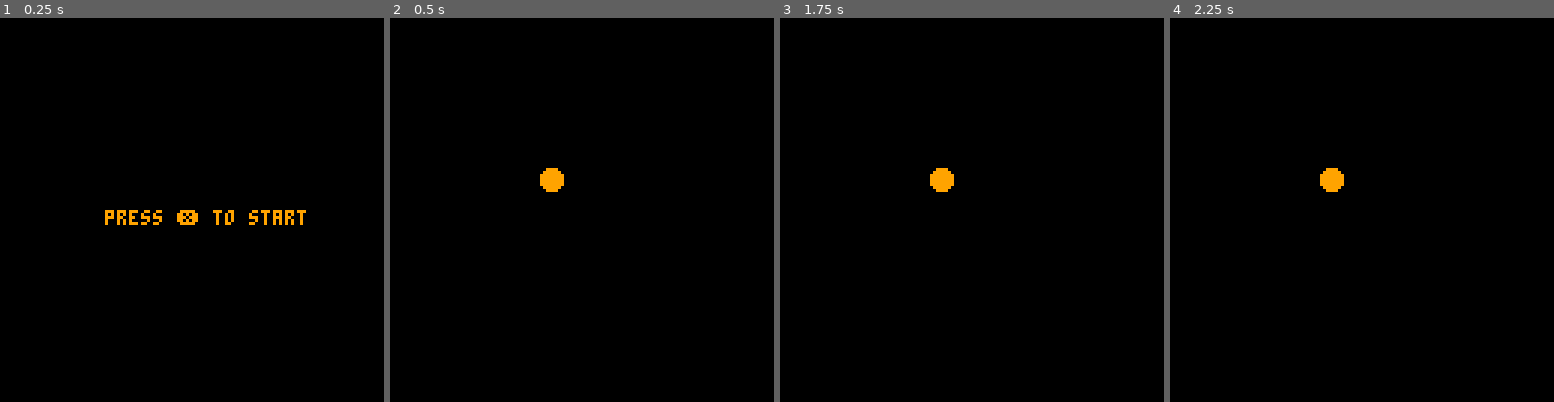
Above: before the commit, frames 1-4 (left to right).
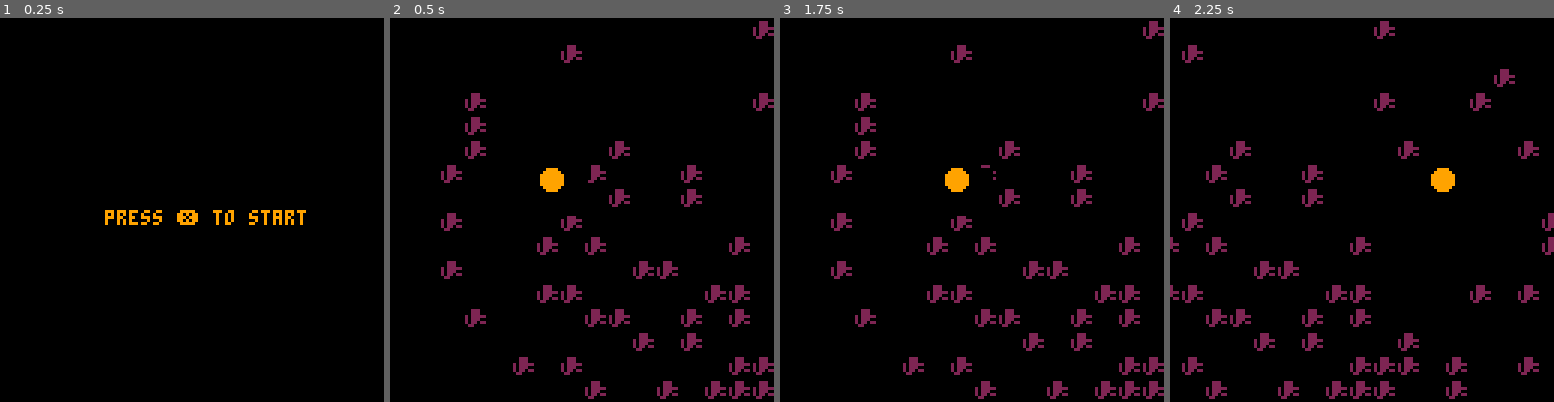
Above: after the commit, the same moments.

Repository: FrederikHR/GDB
Game: PICO-8 cartridge OW/ow.p8
Two runs of this game, one before a commit and one after it. Both use one fixed random seed, a clock stepped at 60 frames per second and the inputs below.
Inputs:
- Up to frame 1 (0.25 s): no input
- Up to frame 2 (0.5 s): tap X (X key) at 0.33 s
- Up to frame 3 (1.75 s): tap X (X key) at 1.07 s; hold Right from 1.6 s (still down)
- Up to frame 4 (2.25 s): tap X (X key) at 1.85 s; release Right at 2.1 s

Frame 1 is identical in both runs. In frame 2, 5.6% of the frame differs, in the area x 13-100%, y 0-100%; in frame 3, 6.0%; in frame 4, 6.7%, in the area x 0-100%, y 0-100%.

Commit message:
basic stuff

Diff:
--- a/OW/ow.p8
+++ b/OW/ow.p8
@@ -1,5 +1,5 @@
 pico-8 cartridge // http://www.pico-8.com
-version 39
+version 40
 __lua__
 --init
 --new game in space!!!
@@ -28,9 +28,15 @@
 	-- camera offsets
 	cx, cy = 0, 0
 	mx, my = 0, 0
+
+	box = {}
+	box.x = 25
+	box.y = 40
+	box.w = 70
+	box.h = 32
 end
 -->8
---draw
+--draw and camera
 
 function menu_draw()
 	cls()
@@ -44,25 +50,102 @@
 	map(0, 0)
 	draw_player()
 end
+
+function spr_r(s,x,y,a,w,h)
+ sw=(w or 1)*8
+ sh=(h or 1)*8
+ sx=(s%8)*8
+ sy=flr(s/8)*8
+ x0=flr(0.5*sw)
+ y0=flr(0.5*sh)
+ a=a/360
+ sa=sin(a)
+ ca=cos(a)
+ for ix=0,sw-1 do
+  for iy=0,sh-1 do
+   dx=ix-x0
+   dy=iy-y0
+   xx=flr(dx*ca-dy*sa+x0)
+   yy=flr(dx*sa+dy*ca+y0)
+   if (xx>=0 and xx<sw and yy>=0 and yy<=sh) then
+    pset(x+ix,y+iy,sget(sx+xx,sy+yy))
+   end
+  end
+ end
+end
+
+function scroll_camera()
+
+	--basic scrolling
+	--cx = px - 64
+	--cy = py - 64
+
+	--[[slighty less basic
+	scrolling
+	--]]
+
+	if p.x <= box.x then
+		cx -= box.x - p.x
+		box.x=p.x
+
+	elseif p.x+p.sw*8 >= box.x+box.w then
+		local diff = (p.x+p.sw*8) - (box.x + box.w)
+		cx += diff
+		box.x += diff
+	end
+
+
+	if p.y < box.y then
+		cy -= box.y - p.y
+		box.y -= box.y - p.y
+	end
+
+	if p.y+p.sh*8 > box.y + box.h then
+		local diffy = (p.y+p.sh*8) - (box.y+box.h)
+		cy += diffy
+		box.y += diffy
+	end
+end
+
+function animate(p)
+	if p.state != p.play then
+		p.state = p.play
+		p.animindex=1
+		p.time=0
+	elseif #p.anims[p.state] > 1 then
+		p.time+=1
+		if p.time > p.anims[p.state].fr then
+			p.time=0
+			p.animindex = (p.animindex % #p.anims[p.state]) + 1
+			if p.animindex==1 and p.anims[p.state].next then
+				p.play=p.anims[p.state].next
+				p.state=p.play
+			end
+		end
+	end
+	p.spr = p.anims[p.state][p.animindex]
+end
 -->8
 --update
 
 
 function game_update()
+	update_player()
 end
 -->8
 --player
 
 panims={
-	idle={fr=15,18,19},
-	thrust={fr=15,4,5}
+	idle={fr=15,1,1},
+	thrust={fr=15,1,1}
 }
 
 function make_player()
 	p = {}
-	p.spr = 1
+	p.spr=1
 	p.x=50
 	p.y=50
+	p.a=0
 	p.dx=0
 	p.dy=0
 	p.max_dx=2
@@ -70,23 +153,271 @@
 	p.acc=0.5
 	p.boost=4
 	p.play="idle"
-	p.sw=1
-	p.sh=1
+	p.sw=2
+	p.sh=2
 	p.flp=false
 	p.anims=panims
 end
 
 function draw_player()
-	spr(abs(p.spr),p.x,p.y,p.sw,p.sh,p.flp!=(p.spr<0))
-end
-…(11 lines of a section not shown)…
+	--spr(abs(p.spr),p.x,p.y,p.sw,p.sh,p.flp!=(p.spr<0))
+	spr_r(p.spr,p.x,p.y,p.a,p.sw,p.sh)
+end
+
+function update_player()
+	move_player()
+	--animate(p)
+end
+
+function move_player()
+	-- camera
+	--change_room_camera()
+	scroll_camera()
+
+
+	--add gravity
+	--p.dy+=gravity()
+	--p.dx*=friction
+
+	if btn(0) and not p.friction_time then
+	 p.dx-=p.acc
+	 p.flp=true
+	 p.play="idle"
+
+	elseif btn(1) and not p.friction_time then
+	 p.dx+=p.acc
+	 p.flp=false
+	 p.play="idle"
+
+
+	elseif btn(3) then
+		p.play="idle"
+	else
+		p.play="idle"
+	end
+
+	--jumping
+	--jump()
+
+
+	--check collision up and down
+	if p.dy>0 and collide_map(p,"down",0) then
+		p.dy=0
+		p.y-=((p.y+p.sh*8+1)%8)-1
+
+		--[[
+		these two variables
+		are set to false when player
+		hits the ground
+		--]]
+		p.fall = false
+		p.jump = false
+
+	elseif p.dy<0 and collide_map(p,"up",1) then
+		p.dy=0
+	end
+
+	--check collision left and right
+	if p.dx<0 and collide_map(p,"left",1) then
+		p.dx=0
+	elseif p.dx>0 and collide_map(p,"right",1) then
+		p.dx=0
+	end
+
+	--add diffs
+	p.x+=p.dx
+	p.y+=p.dy
+end
+-->8
+--other functions
+
+function gravity()
+ --calculate gravity on ship
+	return 0.5
+end
+
+function collide_map(obj,aim,flag)
+	--obj = table, needs x,y,w,h
+	local x=obj.x    local y=obj.y
+	local w=obj.sw*8 local h=obj.sh*8
+
+	local x1=0 local y1=0
+	local x2=0 local y2=0
+
+	if aim=="left" then
+		x1=x-1    y1=y
+		x2=x      y2=y+h-1
+	elseif aim=="right" then
+		x1=x+w-1    y1=y
+		x2=x+w      y2=y+h-1
+	elseif aim=="up" then
+		x1=x+2    y1=y-1
+		x2=x+w-3  y2=y
+	elseif aim=="down" then
+		x1=x+2      y1=y+h
+		x2=x+w-2    y2=y+h
+ elseif aim=="center" then
+		x1=x-2      y1=y-2
+		x2=x+w+2    y2=y+h+2
+	end
+
+	--pixels to tiles
+	x1/=8 y1/=8
+	x2/=8 y2/=8
+
+	if fget(mget(x1,y1),flag)
+	or fget(mget(x1,y2),flag)
+	or fget(mget(x2,y1),flag)
+	or fget(mget(x2,y2),flag) then
+		return true
+	end
+	return false
+end
+
+function collide_sprite(obj,aim,obj2)
+	--obj = table, needs x,y,w,h
+	local x=obj.x    local y=obj.y
+	local w=obj.sw*8 local h=obj.sh*8
+
+	local x1=0 local y1=0
+	local x2=0 local y2=0
+
+	if aim=="left" then
+		x1=x-1    y1=y
+		x2=x      y2=y+h-1
+	elseif aim=="right" then
+		x1=x+w-1    y1=y
+		x2=x+w      y2=y+h-1
+	elseif aim=="up" then
+		x1=x+2    y1=y-1
+		x2=x+w-3  y2=y
+	elseif aim=="down" then
+		x1=x+2      y1=y+h
+		x2=x+w-2    y2=y+h
+ elseif aim=="center" then
+		x1=x-2      y1=y-2
+		x2=x+w+2    y2=y+h+2
+	end
+
+	--pixels to tiles
+	--x1/=8 y1/=8
+	--x2/=8 y2/=8
+	if not(obj2.x > (x1+(x2-x1)))
+	or not(obj2.y > (y1+(y2-y1)))
+	or not((obj2.x+obj2.sw*8) < x1)
+	or not((obj2.y+obj2.sh*8) < y1) then
+		return true
+	end
+
+
+	return false
+end
+
+function pdist(x,y)
+	return sqrt(abs(x-p.x)^2 + abs(y-p.y)^2)
+end
+
+function pdir(x)
+	return x-p.x
+end
+…(72 lines of a section not shown)…
+__map__
+0000000000000000000000000000008000000000000000000000000000000000000000000000000000000000000000000000000000000000000000000000000000000000000000000000000000000000000000000000000000000000000000000000000000000000000000000000000000000000000000000000000000000000
+0000000000000080000000000000000000000000000000000000000000000000000000000000000000000000000000000000000000000000000000000000000000000000000000000000000000000000000000000000000000000000000000000000000000000000000000000000000000000000000000000000000000000000
+0000000000000000000000000000000000000000800000008000000000000000000000000000000000000000000000000000000000000000000000000000000000000000000000000000000000000000000000000000000000000000000000000000000000000000000000000000000000000000000000000000000000000000
+0000008000000000000000000000008000000080000000000080000000000000000000000000000000000000000000000000000000000000000000000000000000000000000000000000000000000000000000000000000000000000000000000000000000000000000000000000000000000000000000000000000000000000
+0000008000000000000000000000000000000000000000000080000000000000000000000000000000000000000000000000000000000000000000000000000000000000000000000000000000000000000000000000000000000000000000000000000000000000000000000000000000000000000000000000000000000000
+0000008000000000008000000000000080000000008000008000000000000000000000000000000000000000000000000000000000000000000000000000000000000000000000000000000000000000000000000000000000000000000000000000000000000000000000000000000000000000000000000000000000000000
+0000800000000000800000008000000000000000000000008080000000000000000000000000000000000000000000000000000000000000000000000000000000000000000000000000000000000000000000000000000000000000000000000000000000000000000000000000000000000000000000000000000000000000
+0000000000000000008000008000000000000000000000008000000000000000000000000000000000000000000000000000000000000000000000000000000000000000000000000000000000000000000000000000000000000000000000000000000000000000000000000000000000000000000000000000000000000000
+0000800000000080000000000000000000000000000080000000000000000000000000000000000000000000000000000000000000000000000000000000000000000000000000000000000000000000000000000000000000000000000000000000000000000000000000000000000000000000000000000000000000000000
+0000000000008000800000000000800000000000000080800000000000000000000000000000000000000000000000000000000000000000000000000000000000000000000000000000000000000000000000000000000000000000000000000000000000000000000000000000000000000000000000000000000000000000
+0000800000000000000080800000000000000000000000000000000000000000000000000000000000000000000000000000000000000000000000000000000000000000000000000000000000000000000000000000000000000000000000000000000000000000000000000000000000000000000000000000000000000000
+0000000000008080000000000080800000000080008000000000000000000000000000000000000000000000000000000000000000000000000000000000000000000000000000000000000000000000000000000000000000000000000000000000000000000000000000000000000000000000000000000000000000000000
+0000008000000000808000008000800000000000000000800000000000000000000000000000000000000000000000000000000000000000000000000000000000000000000000000000000000000000000000000000000000000000000000000000000000000000000000000000000000000000000000000000000000000000
+0000000000000000000080008000000080000000000000000000000000000000000000000000000000000000000000000000000000000000000000000000000000000000000000000000000000000000000000000000000000000000000000000000000000000000000000000000000000000000000000000000000000000000
+0000000000800080000000000000808080008000008000800000000000000000000000000000000000000000000000000000000000000000000000000000000000000000000000000000000000000000000000000000000000000000000000000000000000000000000000000000000000000000000000000000000000000000
+0000000000000000800000800080808000008000000000000000000000000000000000000000000000000000000000000000000000000000000000000000000000000000000000000000000000000000000000000000000000000000000000000000000000000000000000000000000000000000000000000000000000000000
+0000000000000000000080000000008000008080000000000000000000000000000000000000000000000000000000000000000000000000000000000000000000000000000000000000000000000000000000000000000000000000000000000000000000000000000000000000000000000000000000000000000000000000
+0000000000000000000000000000000000000080000000000000000000000000000000000000000000000000000000000000000000000000000000000000000000000000000000000000000000000000000000000000000000000000000000000000000000000000000000000000000000000000000000000000000000000000
+0000000000000000800000000000800000000000000000000000000000000000000000000000000000000000000000000000000000000000000000000000000000000000000000000000000000000000000000000000000000000000000000000000000000000000000000000000000000000000000000000000000000000000
+0000000000000000800000000000000000000000000000000000000000000000000000000000000000000000000000000000000000000000000000000000000000000000000000000000000000000000000000000000000000000000000000000000000000000000000000000000000000000000000000000000000000000000
+0000000000000080000000000000000000000000000000000000000000000000000000000000000000000000000000000000000000000000000000000000000000000000000000000000000000000000000000000000000000000000000000000000000000000000000000000000000000000000000000000000000000000000
+0000000000000080000000000000000000000000000000000000000000000000000000000000000000000000000000000000000000000000000000000000000000000000000000000000000000000000000000000000000000000000000000000000000000000000000000000000000000000000000000000000000000000000
+0000000000000080000080000000000000000000000000000000000000000000000000000000000000000000000000000000000000000000000000000000000000000000000000000000000000000000000000000000000000000000000000000000000000000000000000000000000000000000000000000000000000000000
+0000000000000080000000000000000000000000000000000000000000000000000000000000000000000000000000000000000000000000000000000000000000000000000000000000000000000000000000000000000000000000000000000000000000000000000000000000000000000000000000000000000000000000
+0000000000000080000000000000000000000000000000000000000000000000000000000000000000000000000000000000000000000000000000000000000000000000000000000000000000000000000000000000000000000000000000000000000000000000000000000000000000000000000000000000000000000000
+0000000000000080000000000000000000000000000000000000000000000000000000000000000000000000000000000000000000000000000000000000000000000000000000000000000000000000000000000000000000000000000000000000000000000000000000000000000000000000000000000000000000000000
+
+
Not shown, changed: 63 lines of the sprite sheet (__gfx__) section of OW/ow.p8
